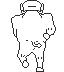
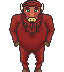
Layer changes from the first 64px x 72px image to the second:
hid "cabecaTraz" over [9,1,56,72]
hid "costas" over [9,1,56,72]
added group "Layer 8" with 5 layers above "Layer 5(pasted)" over [9,1,56,72]
showed "cabecaFrente", moved it into group "Layer 8", painted on it over [9,1,56,72]
showed "troncofrente", moved it into group "Layer 8", painted on it over [9,1,56,72]
added layer "luz" (lighten, 9%) in group "Layer 8" over [9,1,56,72]
added layer "sombra" (color burn, 25%) in group "Layer 8" over [9,1,56,72]
added layer "Colorize Mask 1" in group "Layer 8" over [9,1,56,72]
